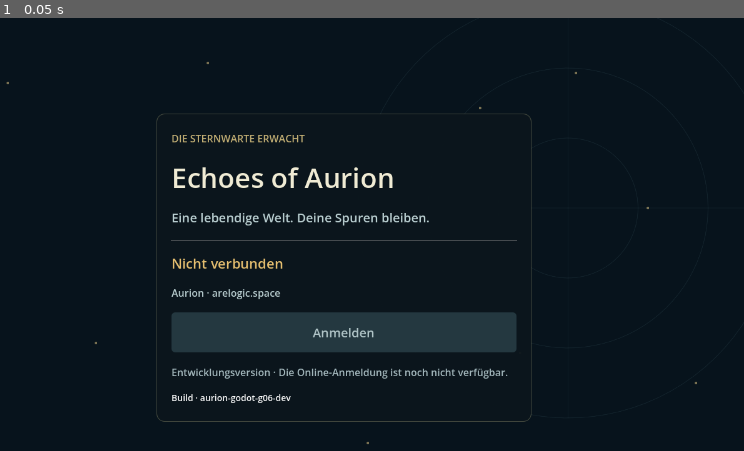
Above: before the commit, frame 1.
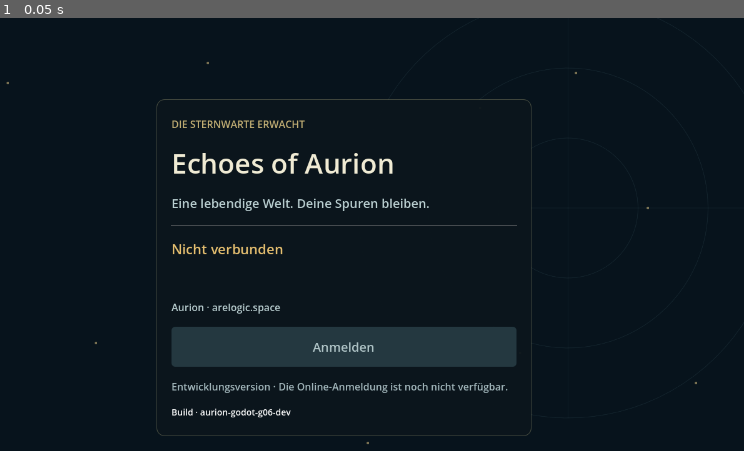
Above: after the commit, the same moment.

Repository: OuroborosCollective/Echoes_of_Aurion
Game: Godot game, scene res://app/main.tscn
Two runs of this game, one before a commit and one after it. Both use one fixed random seed, a clock stepped at 60 frames per second and the inputs below.
Inputs:
- Up to frame 1 (0.05 s): no input

The runs differ from the first frame. In frame 1, 7.8% of the frame differs, in the area x 20-72%, y 18-97%.

Commit message:
feat(g11): add confirmed combat notice

Diff:
--- a/godot-client/app/main.tscn
+++ b/godot-client/app/main.tscn
@@ -97,6 +97,13 @@
 text = "Nicht verbunden"
 autowrap_mode = 3
 
+[node name="CombatNotice" type="Label" parent="SafeMargin/Scroll/Center/LaunchCard/Content"]
+unique_name_in_owner = true
+layout_mode = 2
+theme_override_colors/font_color = Color(0.94, 0.33, 0.27, 1)
+theme_override_font_sizes/font_size = 18
+autowrap_mode = 3
+
 [node name="Destination" type="Label" parent="SafeMargin/Scroll/Center/LaunchCard/Content"]
 unique_name_in_owner = true
 layout_mode = 2
